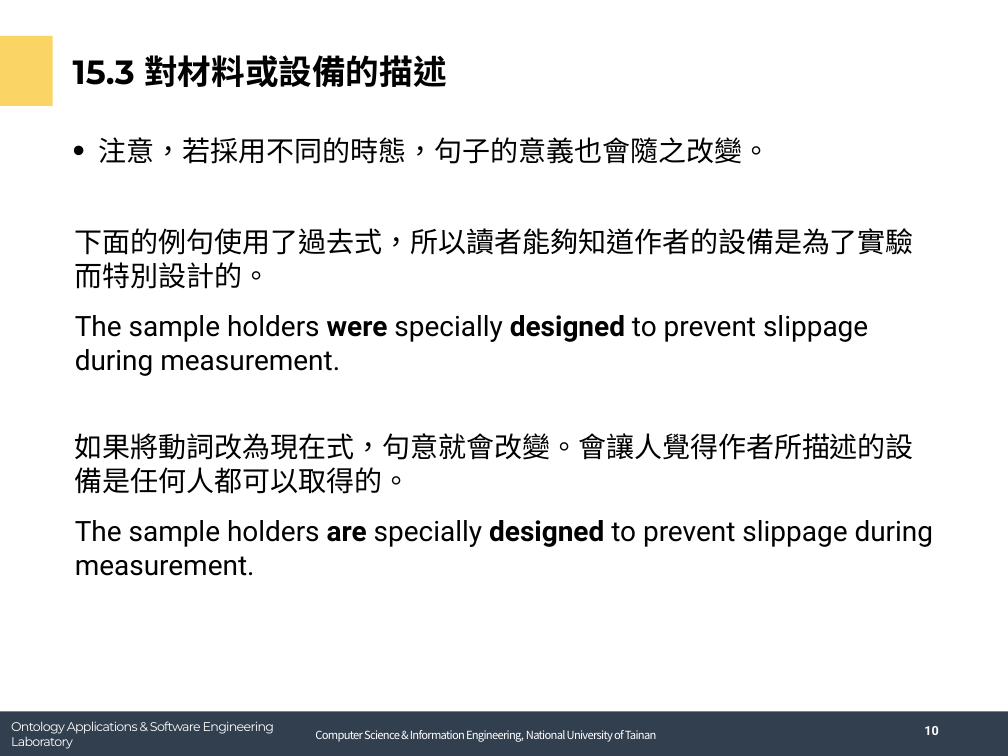
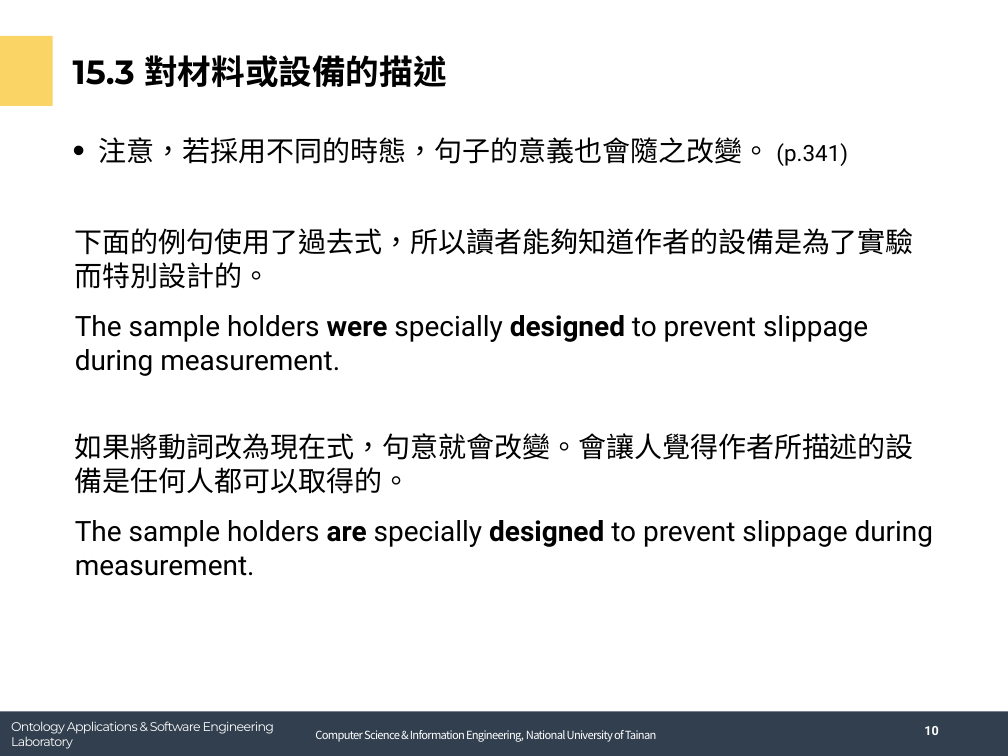
Before and after one commit to andy6804tw/english-learning, a slide deck: slide 11 of tech/report/ch15方法章節.pptx. Drawn at 1008x756 pixels with LibreOffice and Linux fonts; fonts in the diff are those of the drawing; background and template pictures are left out. Boxes give left, top, right and bottom in pixels: in the first picture for what was removed or moved away, otherwise in the second. Text is boxed around its words. In the diff, an @@ line names an element or a change of style, - is before the commit and + after.

```diff
--- a/tech/report/ch15方法章節.pptx
+++ b/tech/report/ch15方法章節.pptx
@@ text at box(99, 137, 848, 166): text changed @@
-• 注意，若採用不同的時態，句子的意義也會隨之改變。
+• 注意，若採用不同的時態，句子的意義也會隨之改變。 (p.341)
```
Also in this commit, not shown: 5 other slides changed, 1 other file.
